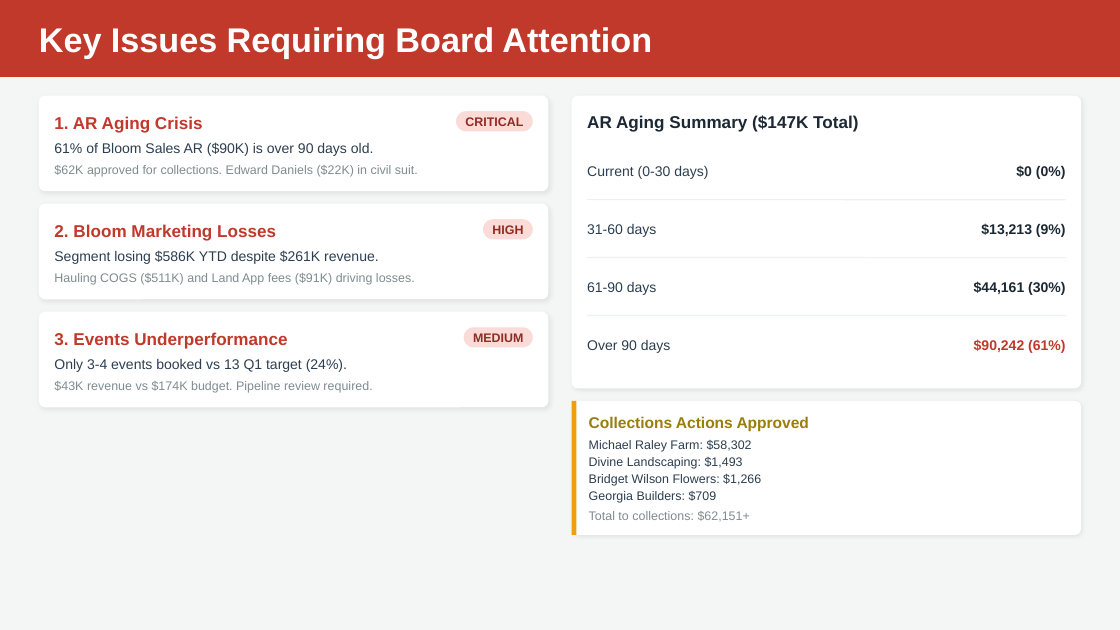
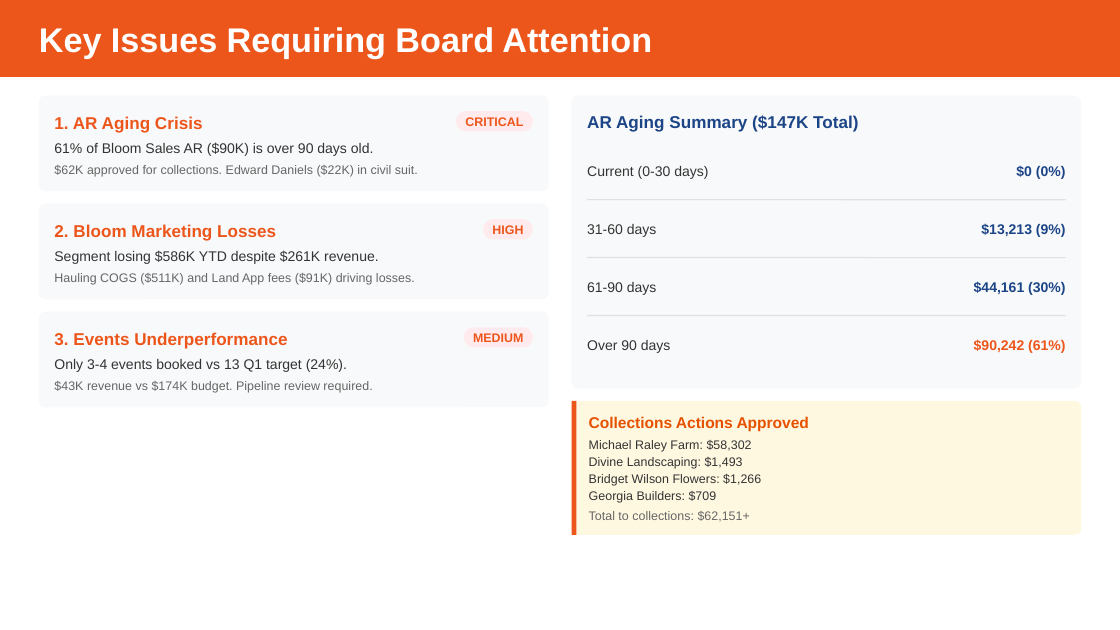
Before and after one commit to lovesha-hqoevents/BOARDUPDATE, a slide deck: slide 5 of Documents/SDO - Workspace/FY26_Q2_Board_Presentation.pptx. Drawn at 1120x630 pixels with LibreOffice and Linux fonts; fonts in the diff are those of the drawing. Boxes give left, top, right and bottom in pixels: in the first picture for what was removed or moved away, otherwise in the second. Text is boxed around its words. In the diff, an @@ line names an element or a change of style, - is before the commit and + after.

```diff
--- a/Documents/SDO - Workspace/FY26_Q2_Board_Presentation.pptx
+++ b/Documents/SDO - Workspace/FY26_Q2_Board_Presentation.pptx
@@ background #F4F6F6 to #FFFFFF @@
@@ rectangle at <box>0,0,1120,77</box>: fill #C0392B to #ED561B @@
@@ line (587, 199) - (1065, 199): stroke #ECF0F1 0.75 pt to #E0E0E0 0.75 pt @@
@@ line (587, 258) - (1065, 258): stroke #ECF0F1 0.75 pt to #E0E0E0 0.75 pt @@
@@ text colour #1C2833 to #1C4587 in 4 elements at <box>587,115,858,132</box>, <box>1016,166,1066,179</box>, <box>981,223,1066,237</box>, <box>974,281,1065,295</box> @@
@@ fill #FFFFFF to #F8F9FA; shadow off in 4 elements at <box>571,95,1081,388</box>, <box>39,95,549,190</box>, <box>39,204,549,299</box>, <box>39,311,549,407</box> @@
@@ fill #FADBD8 to #FFEBEE in 3 elements at <box>456,111,532,131</box>, <box>483,220,532,240</box>, <box>464,327,533,347</box> @@
@@ line (587, 316) - (1065, 316): stroke #ECF0F1 0.75 pt to #E0E0E0 0.75 pt @@
@@ text colour #922B21 to #ED561B in 3 elements at <box>465,117,523,126</box>, <box>492,225,523,234</box>, <box>473,333,524,342</box> @@
@@ text colour #C0392B to #ED561B in 4 elements at <box>54,116,203,133</box>, <box>54,224,276,241</box>, <box>54,332,287,349</box>, <box>974,339,1065,353</box> @@
@@ rounded rectangle at <box>571,401,1081,535</box>: fill #FFFFFF to #FFF8E1; shadow off @@
@@ line (573, 401) - (573, 535): stroke #F39C12 3 pt to #ED561B 3 pt @@
@@ text "Collections Actions Approved" at <box>589,416,809,432</box>: text colour #9A7D0A to #E65100 @@
@@ text colour #2C3E50 to #333333 in 11 elements at <box>54,142,374,156</box>, <box>54,250,378,264</box>, <box>54,359,347,372</box>, <box>587,166,708,179</box>, <box>587,224,657,237</box>, <box>587,282,657,295</box>, <box>587,340,671,353</box>, <box>589,440,752,452</box>, <box>589,457,743,469</box>, <box>589,474,761,486</box>, <box>589,491,717,503</box> @@
@@ text colour #7F8C8D to #666666 in 4 elements at <box>54,165,418,177</box>, <box>54,273,415,285</box>, <box>54,381,372,393</box>, <box>589,511,750,522</box> @@
```
Also in this commit, not shown: 6 other slides changed, 8 other files.
